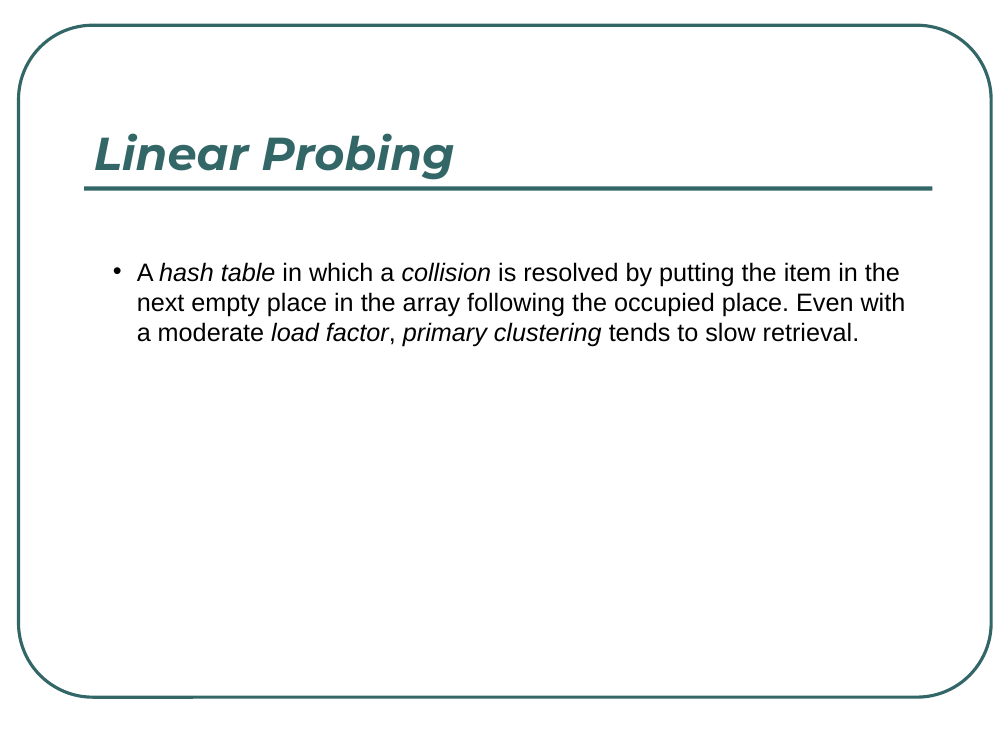
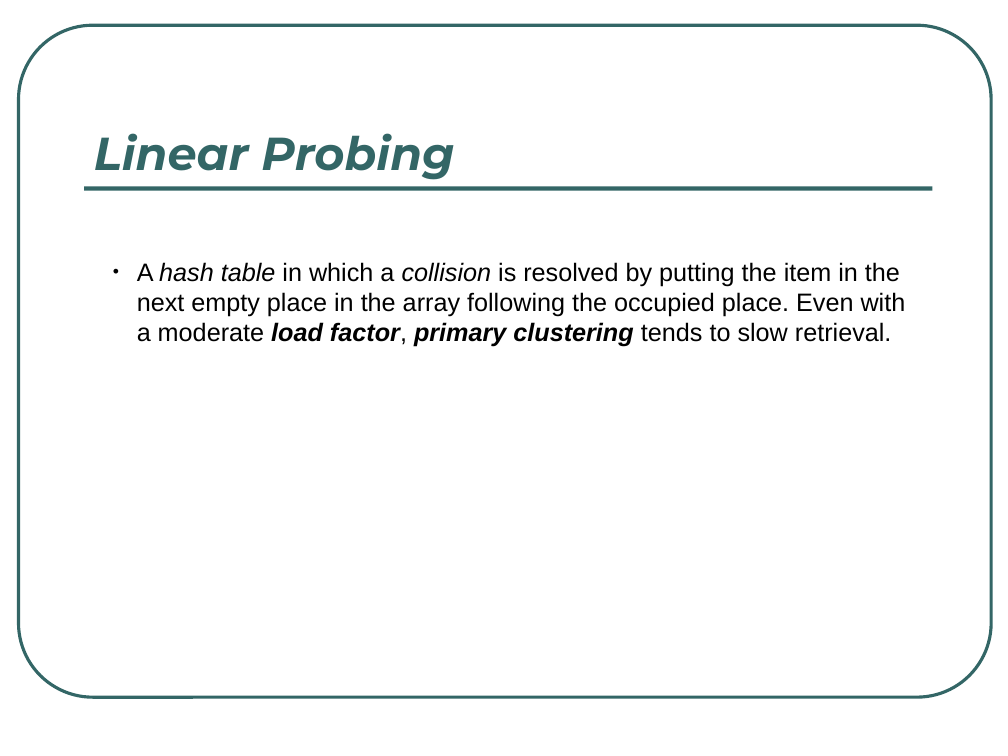
Before and after one commit to rugbyprof/3013-Algorithms, a slide deck: slide 19 of Trunk/Resources/LectureMaterial/Hashing.ppt. Drawn at 1008x756 pixels with LibreOffice and Linux fonts; fonts in the diff are those of the drawing. Boxes give left, top, right and bottom in pixels: in the first picture for what was removed or moved away, otherwise in the second. Text is boxed around its words. In the diff, an @@ line names an element or a change of style, - is before the commit and + after.

```diff
--- a/Trunk/Resources/LectureMaterial/Hashing.ppt
+++ b/Trunk/Resources/LectureMaterial/Hashing.ppt
@@ text "A hash table in which ..." at (137,262,906,347): bold on in "load factor, primary clustering" @@
```
Also in this commit, not shown: 11 other slides changed, 6 other files.
